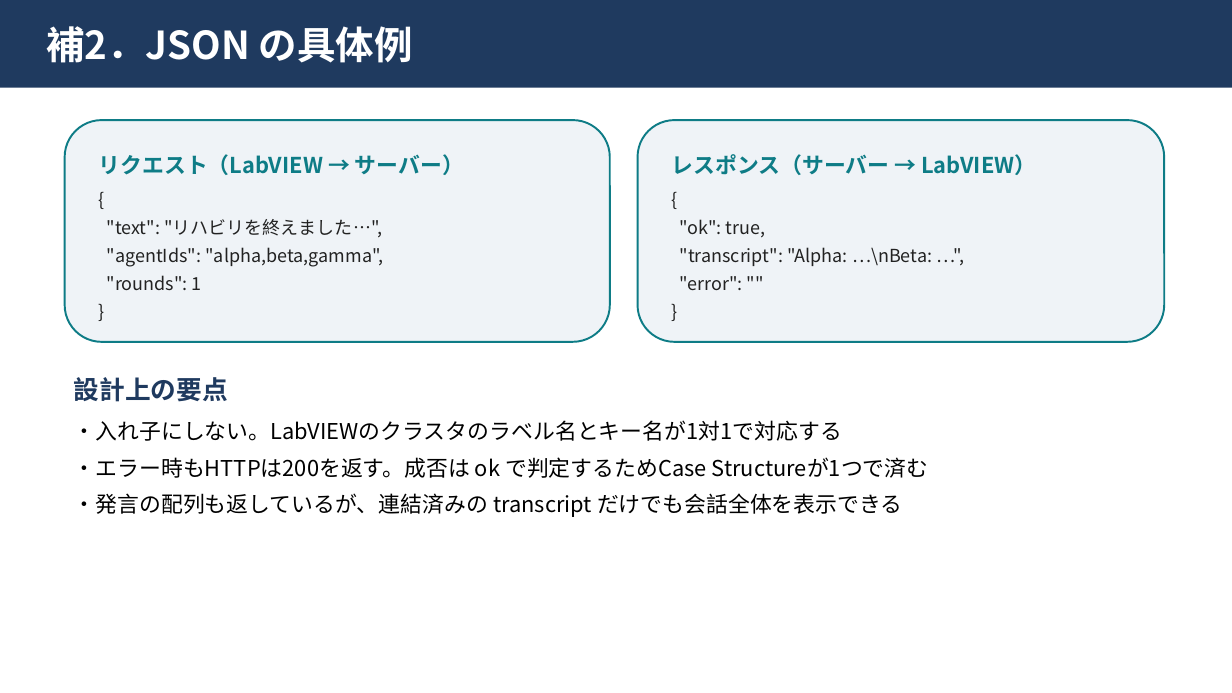
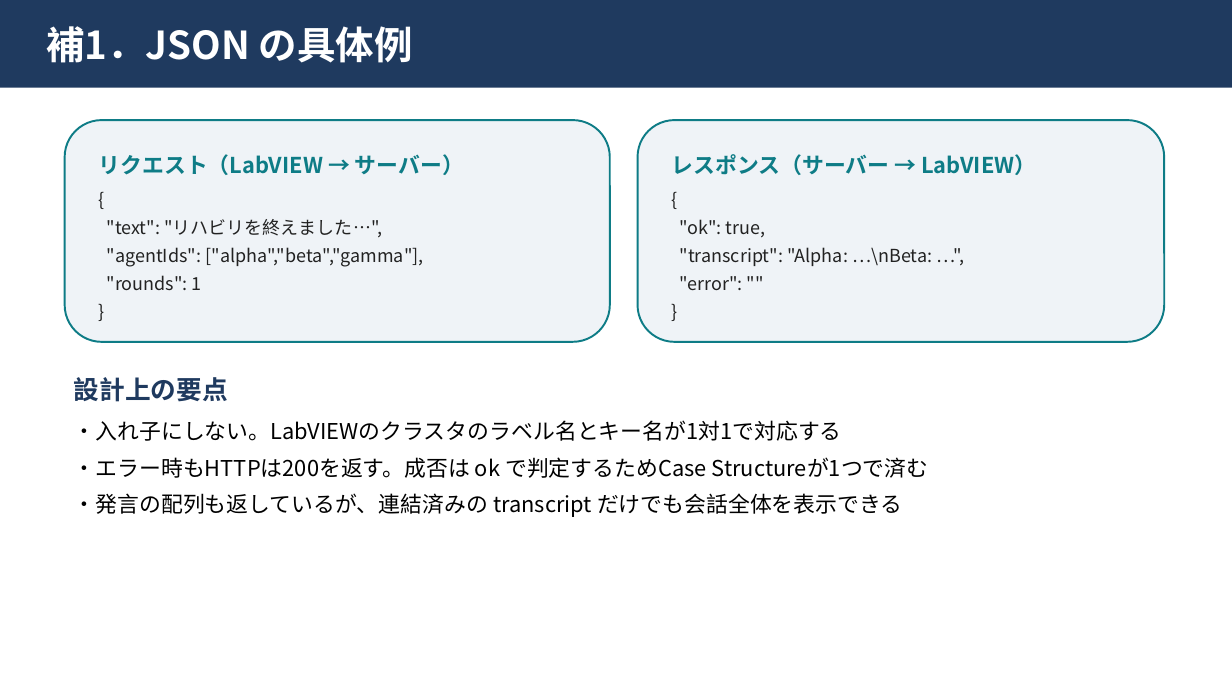
Before and after one commit to kaito3061/Trilogue1, a slide deck: slide 16 of docs/export/中間発表_柴尾.pptx (slide 18 before the commit). Drawn at 1232x693 pixels with LibreOffice and Linux fonts; fonts in the diff are those of the drawing. Boxes give left, top, right and bottom in pixels: in the first picture for what was removed or moved away, otherwise in the second. Text is boxed around its words. In the diff, an @@ line names an element or a change of style, - is before the commit and + after.

```diff
--- a/docs/export/中間発表_柴尾.pptx
+++ b/docs/export/中間発表_柴尾.pptx
@@ text in rectangle at box(46, 26, 413, 63): text changed @@
-補2．JSON の具体例
+補1．JSON の具体例
@@ text in rounded rectangle at box(107, 247, 423, 267): text changed @@
-"agentIds": "alpha,beta,gamma",
+"agentIds": ["alpha","beta","gamma"],
```
Also in this commit, not shown: 12 other slides changed, 1 slide added, 3 slides removed, 3 other files.
